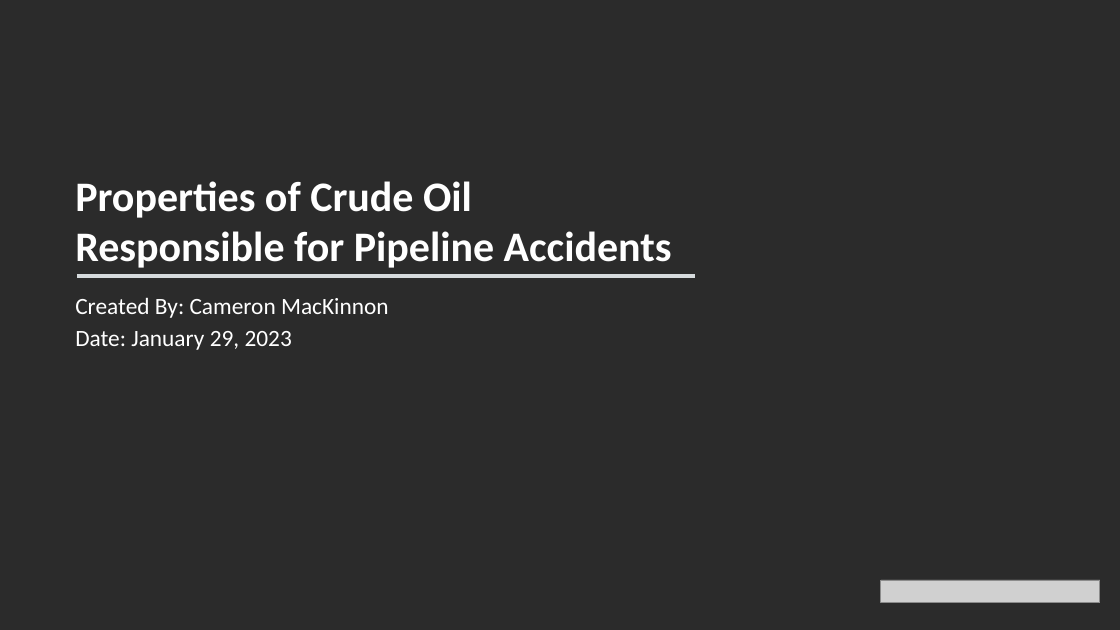
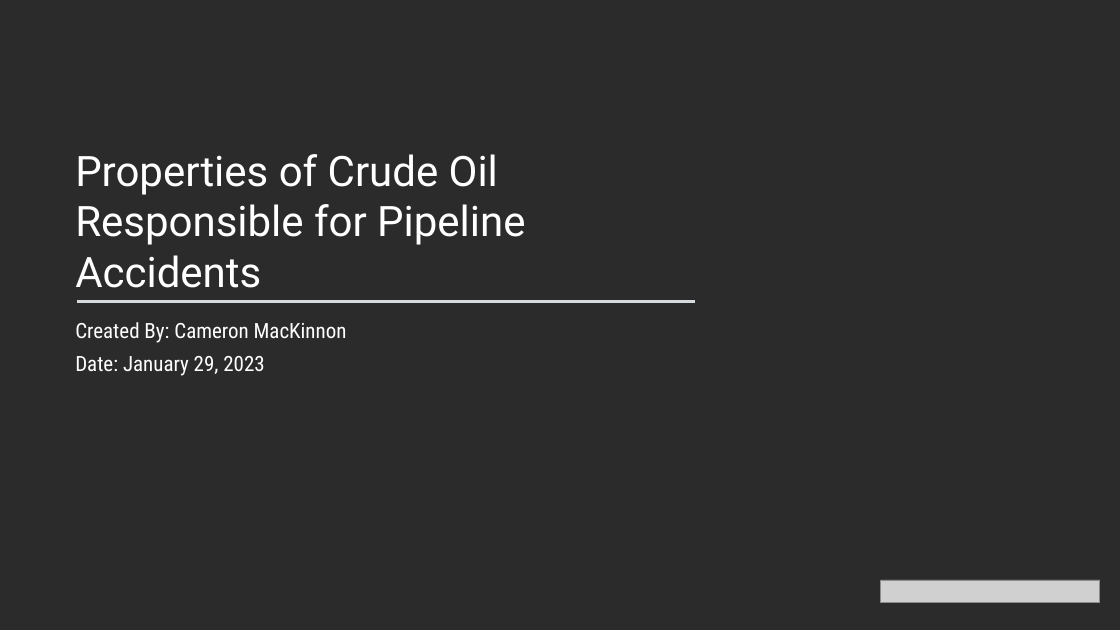
Before and after one commit to cameronmackinnon/crude_oil_accidents, a slide deck: slide 1 of presentations/Pipeline Accidents Presentation v0.pptx. Drawn at 1120x630 pixels with LibreOffice and Linux fonts; fonts in the diff are those of the drawing; grey boxes stand for pictures; background and template pictures are left out; a plain dark background stands for a picture behind light text. Boxes give left, top, right and bottom in pixels: in the first picture for what was removed or moved away, otherwise in the second. Text is boxed around its words. In the diff, an @@ line names an element or a change of style, - is before the commit and + after.

```diff
--- a/presentations/Pipeline Accidents Presentation v0.pptx
+++ b/presentations/Pipeline Accidents Presentation v0.pptx
@@ text "Properties of Crude Oil Responsible ..." at bbox=[75, 154, 525, 288]: font Calibri to Roboto, bold off @@
@@ text "Created By: Cameron MacKinnon" at bbox=[75, 322, 347, 343]: size 20 to 18 pt, font Calibri to Roboto Condensed @@
@@ 2 texts, 1 line: place and size @@
-2 texts, 1 line at bbox=[75, 276, 696, 350]
+2 texts, 1 line at bbox=[75, 302, 696, 376]
@@ line (76, 302) - (696, 302): stroke #D6DBDD 3 pt to #D6DBDD 2.25 pt @@
@@ text "Date: January 29, 2023" at bbox=[75, 356, 264, 376]: size 20 to 18 pt, font Calibri to Roboto Condensed @@
```
Also in this commit, not shown: 16 other slides changed, 1 slide added, 6 slides removed, 2 other files.
